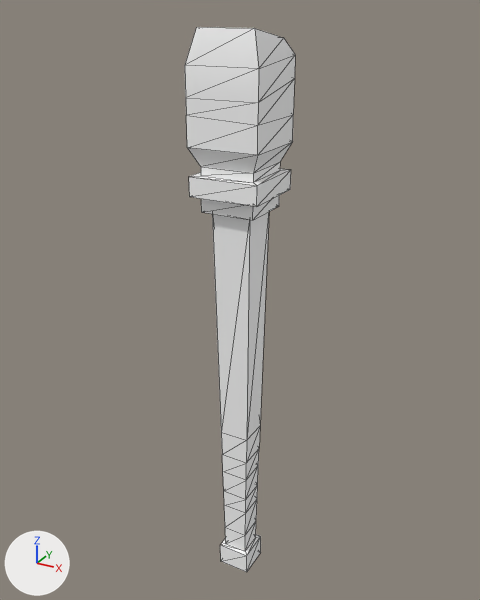
What one commit did to the glTF model assets/synty/simple_fantasy/models/SF_Wep_Torch_01.glb.
Camera for both pictures: a 50 mm lens placed at (0.00885, -0.01616, 0.01825), pointed at (-0.00025, 0.0004, 0.00997). The lights are fixed; the arrows at lower left show +X, +Y and +Z. Mesh edges are drawn as thin lines.

The first picture shows 'SF_Wep_Torch_01'.
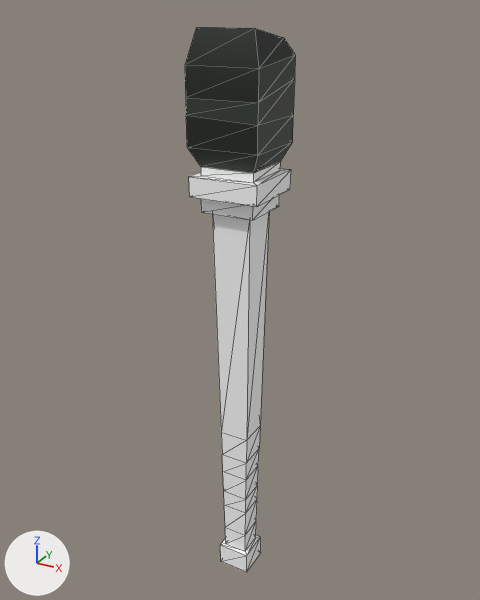
Pixel boxes (x1, y1, x2, y2) of what changed, in the pictures (480 x 600 px):
'SF_Wep_Torch_01', surface changed (grey to black): (185, 27, 295, 184) in both

Diff of the bpy script that builds the scene:
```diff
--- a/assets/synty/simple_fantasy/models/SF_Wep_Torch_01.glb.py
+++ b/assets/synty/simple_fantasy/models/SF_Wep_Torch_01.glb.py
@@ img_undead_footman_01 @@
+img_undead_footman_01 = load_image('Undead_Footman_01', '_unpacked/Undead_Footman_01', 512, 512, 'sRGB')
@@ mat_lambert3 @@
 mat_lambert3 = principled_material('lambert3')
-mat_lambert3.base_color = (1.0, 1.0, 1.0)  # white #ffffff
+mat_lambert3.texture = img_undead_footman_01
 mat_lambert3.roughness = 0.553
```
